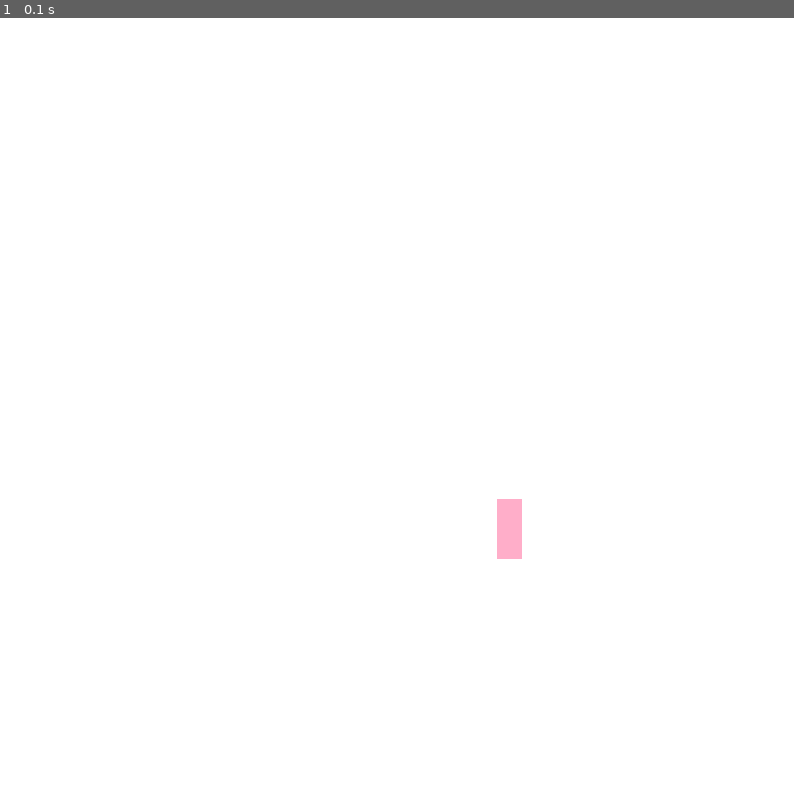
Above: before the commit, frame 1.
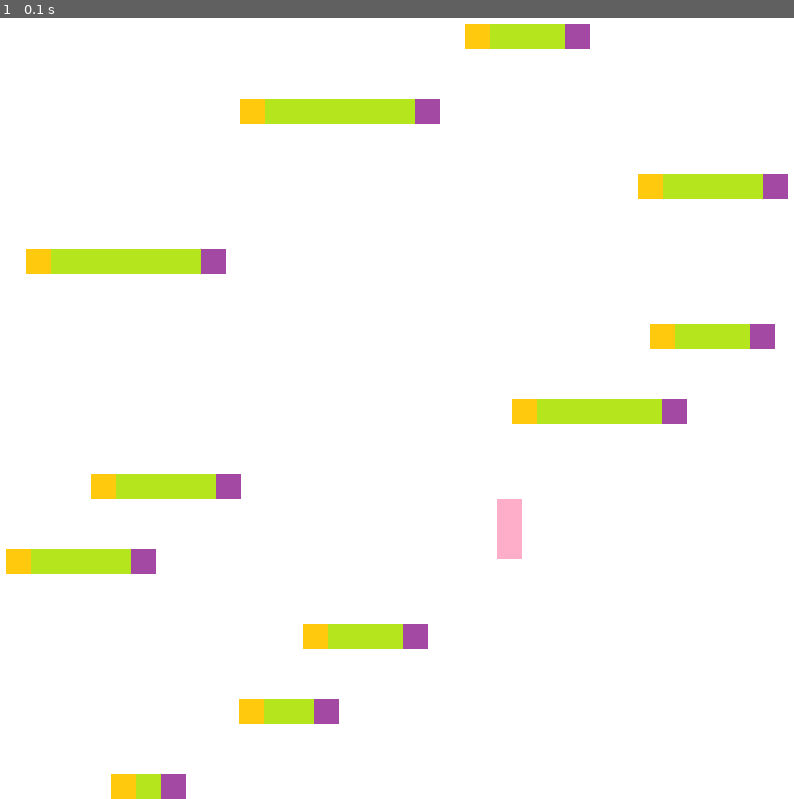
Above: after the commit, the same moment.

Repository: Stratocasterr/Icy-Tower-in-Python
Game: pygame game, started from pygame_template.py
Same seed, same stepped clock (60 frames per second), same inputs: the game is played once before the commit and once after it.
Inputs:
- Up to frame 1 (0.1 s): no input

The runs differ from the first frame. In frame 1, 6.3% of the frame differs, in the area x 0-100%, y 0-100%.

Commit message:
feat: stworzyc generacje platform

Diff:
--- a/core/app_assets.py
+++ b/core/app_assets.py
@@ -3,3 +3,6 @@
 class AppAssets:
     """Import all needed assets here."""
     player = pygame.image.load("assets/player.png")
+    left_platform_edge = pygame.image.load("assets/left_platform_edge.png")
+    middle_platform_part = pygame.image.load("assets/middle_platform_part.png")
+    right_platform_edge = pygame.image.load("assets/right_platform_edge.png")
--- a/core/app_config.py
+++ b/core/app_config.py
@@ -8,3 +8,9 @@
     SCREEN_HEIGHT: int = 800
     PLAYER_WIDTH: int = 20
     PLAYER_HEIGHT: int = 60
+    PLATFORM_HEIGHT: int = 25
+    # Should be multiplied platform part width
+    MAX_PLATFORM_WIDTH: int = 250
+    DISTANCE_BETWEEN_PLATFORMS: int = 75
+    PLATFORM_PART_WIDTH: int = 25
+    MIN_PLATFORM_WIDTH: int = 3 * PLATFORM_PART_WIDTH
--- /dev/null
+++ b/core/app_values_validator.py
@@ -0,0 +1,7 @@
+from core.app_config import AppConfig
+
+
+def validate_values():
+    assert AppConfig.MIN_PLATFORM_WIDTH >= AppConfig.PLATFORM_PART_WIDTH * 3, "PLATFORM NEEDS TO BE AT LEAST THREE TIME AS BIG AS PLATFORM PART"
+    assert AppConfig.MAX_PLATFORM_WIDTH >= AppConfig.MIN_PLATFORM_WIDTH, "MAX PLATFORM WIDTH NEEDS TO BE AT LEAST AS BIG AS MIN PLATFORM WIDTH"
+    assert AppConfig.MAX_PLATFORM_WIDTH <= AppConfig.SCREEN_WIDTH, "PLATFORM NEEDS TO BE SHORTER OR EQUAL THAN SCREEN WIDTH"
--- a/pygame_template.py
+++ b/pygame_template.py
@@ -4,6 +4,7 @@
 
 from core.app_colors import AppColors
 from core.app_config import AppConfig
+from core.app_values_validator import validate_values
 
 
 # Initialize basic pygame stuff
@@ -12,9 +13,33 @@
 CLOCK = pygame.time.Clock()
 
 
-class Player():
+class Platform:
+    def __init__(self, index):
+        self.index = index
+
+        # Scale platform assets to values provided by an AppConfig file
+        self.image_left = pygame.transform.scale(AppAssets.left_platform_edge, (AppConfig.PLATFORM_PART_WIDTH, AppConfig.PLATFORM_HEIGHT))
+        self.image_middle = pygame.transform.scale(AppAssets.middle_platform_part, (AppConfig.PLATFORM_PART_WIDTH, AppConfig.PLATFORM_HEIGHT))
+        self.image_right = pygame.transform.scale(AppAssets.right_platform_edge, (AppConfig.PLATFORM_PART_WIDTH, AppConfig.PLATFORM_HEIGHT))
+
+        self.length = random.randrange(AppConfig.MIN_PLATFORM_WIDTH, AppConfig.MAX_PLATFORM_WIDTH, AppConfig.PLATFORM_PART_WIDTH)
+        self.middle_part_quantity = (self.length - 2 * AppConfig.PLATFORM_PART_WIDTH) // AppConfig.PLATFORM_PART_WIDTH
+        self.pos = self.get_initial_pos()
+
+    def get_initial_pos(self):
+        _pos_y = (AppConfig.SCREEN_HEIGHT - AppConfig.PLATFORM_HEIGHT) - self.index * AppConfig.DISTANCE_BETWEEN_PLATFORMS
+        return [random.randint(0, AppConfig.SCREEN_WIDTH - self.length), _pos_y]
+
+    def draw_platform(self):
+        WIN.blit(self.image_left, (self.pos[0], self.pos[1]))
+        # Counts the position where the next middle part should be placed
+        for index in range(1, self.middle_part_quantity + 1):
+            WIN.blit(self.image_middle, (self.pos[0] + index * AppConfig.PLATFORM_PART_WIDTH, self.pos[1]))
+        WIN.blit(self.image_right, (self.pos[0] + self.length - AppConfig.PLATFORM_PART_WIDTH, self.pos[1]))
+
+
+class Player:
     def __init__(self, starting_x, starting_y):
-        super().__init__()
         self.start_pos = [starting_x, starting_y]
         self.width = AppConfig.PLAYER_WIDTH
         self.height = AppConfig.PLAYER_HEIGHT
@@ -28,6 +53,7 @@
     def __init__(self):
         self.is_running = True
         self.player = Player(starting_x=500, starting_y=500)
+        self.platforms = self.create_platforms()
         self.game_loop()
 
     def game_loop(self):
@@ -40,9 +66,10 @@
 
     def redraw_window(self):
         WIN.fill(AppColors.WHITE)
+        for platform in self.platforms:
+            platform.draw_platform()
         WIN.blit(self.player.image, (self.player.rect.x, self.player.rect.y))
         pygame.display.update()
-        print("hello")
 
     def handle_events(self):
         for event in pygame.event.get():
@@ -55,8 +82,15 @@
         if pressed_keys[pygame.K_LEFT]:
             pass
 
+    def create_platforms(self):
+        _platforms = []
+        for platform_index in range(15):
+            _platforms.append(Platform(platform_index))
+        return _platforms
+
 
 def main():
+    validate_values()
     GameView()
 
 
Binary file added: assets/left_platform_edge.png
Binary file added: assets/middle_platform_part.png
Binary file added: assets/right_platform_edge.png
